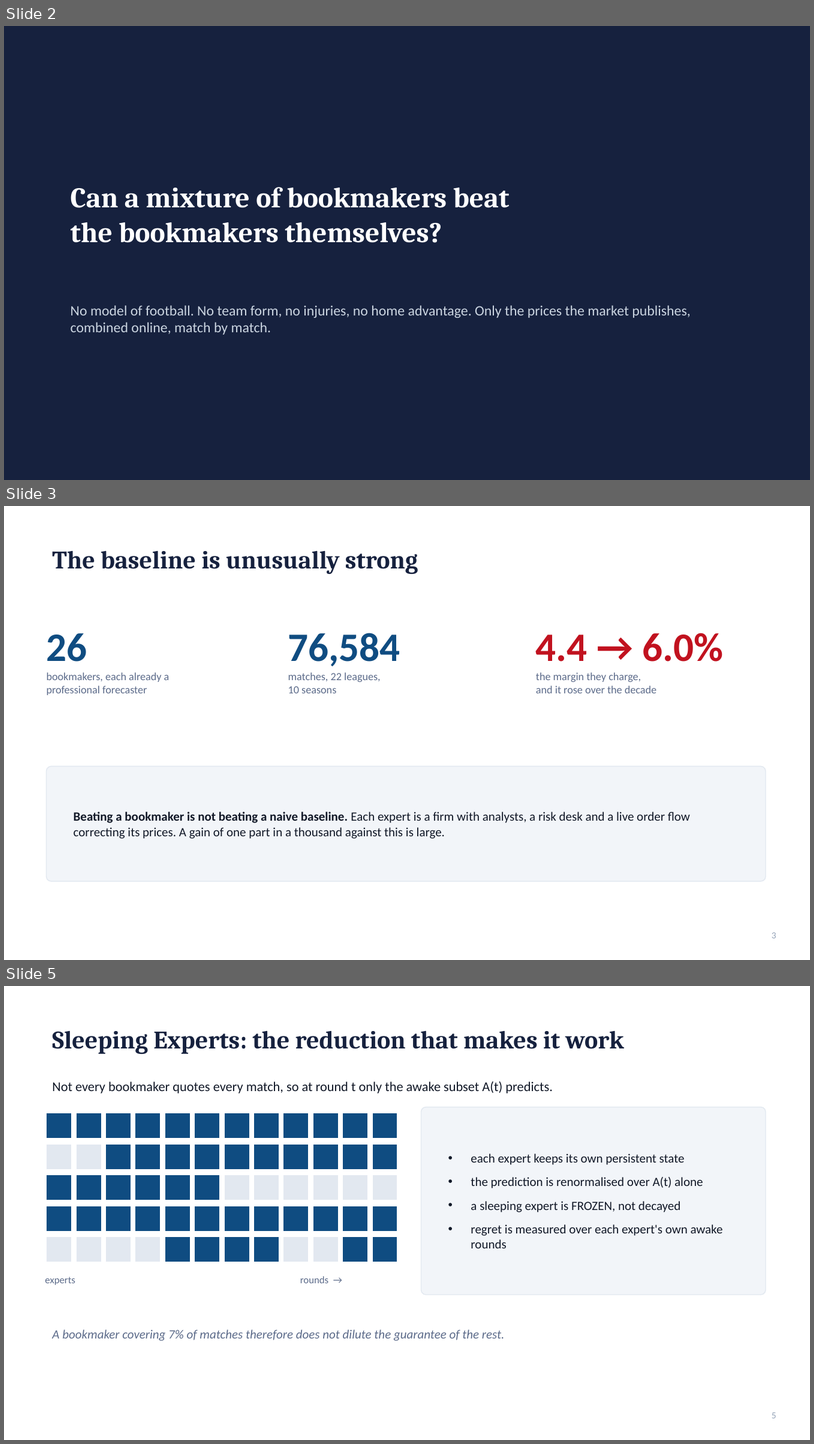
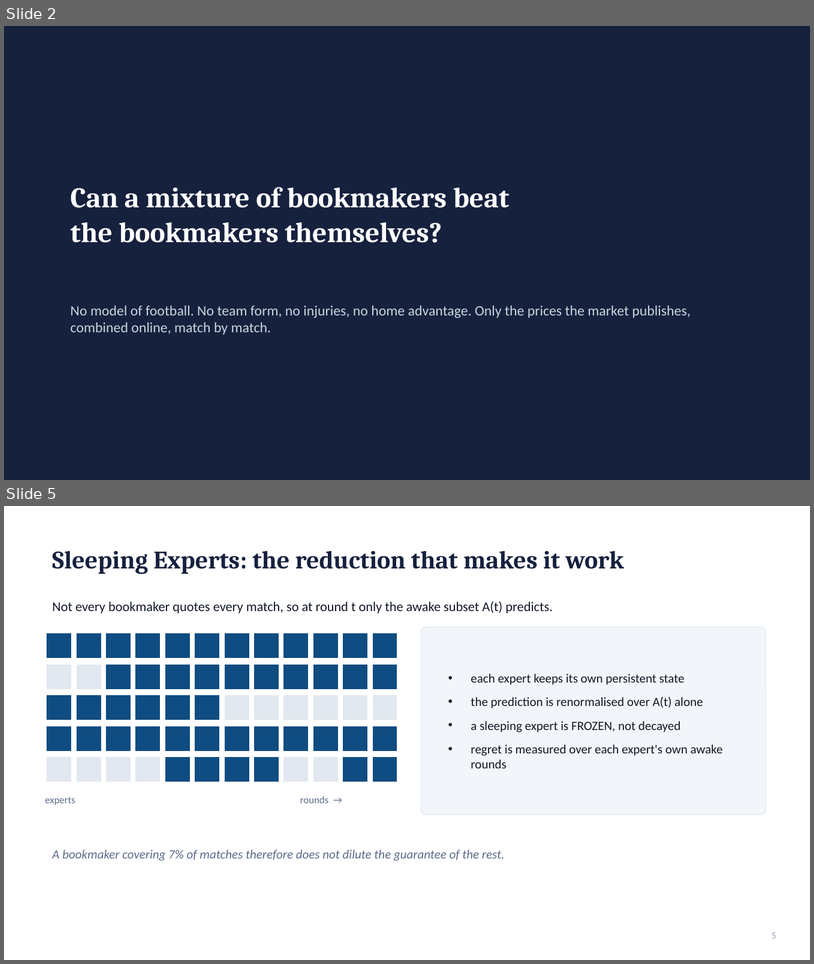
Before and after one commit to stefanos212/online-learning-betting-odds, a slide deck: docs/defense_presentation_short.pptx. Shown one above the other, each under a label of ours: slides 2, 3 and 5 before the commit, slides 2 and 5 after it; the slides between them are not shown. The pictures are 814x1444 and 814x964 pixels, drawn with LibreOffice and Linux fonts; fonts in the diff are those of the drawing. Boxes give left, top, right and bottom in pixels: in the first picture for what was removed or moved away, otherwise in the second. Text is boxed around its words. In the diff, an @@ line names an element or a change of style, - is before the commit and + after.

```diff
--- a/docs/defense_presentation_short.pptx
+++ b/docs/defense_presentation_short.pptx
@@ slide 3 removed at (4,506,810,960), background #FFFFFF @@
@@ title removed at (52,550,418,574) @@
-The baseline is unusually strong
@@ text removed at (47,633,87,661) @@
-26
@@ text removed at (288,633,401,666) @@
-76,584
@@ text removed at (536,633,723,661) @@
-4.4 → 6.0%
@@ text removed at (47,672,170,695) @@
-bookmakers, each already a
-professional forecaster
@@ text removed at (288,672,381,693) @@
-matches, 22 leagues,
-10 seasons
@@ text removed at (536,672,657,693) @@
-the margin they charge,
-and it rose over the decade
@@ rounded rectangle removed at (47,766,766,881) @@
@@ text removed at (74,811,690,838) @@
-Beating a bookmaker is not beating a naive baseline. Each expert is a firm with analysts, a risk desk and a live order flow correcting its prices. A gain of one part in a thousand against this is large.
@@ page number removed at (772,932,777,938) @@
-3
```
Also in this commit, not shown: 6 slides changed, 2 slides added, 1 other file.
